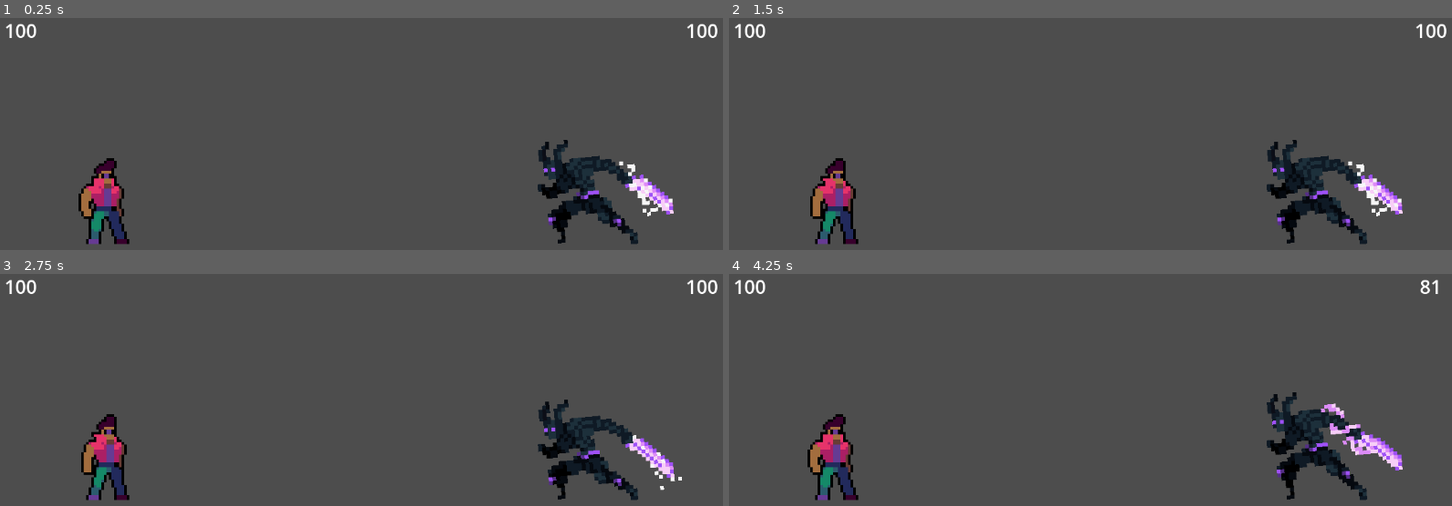
Above: before the commit, frames 1-4 (two rows, left to right).
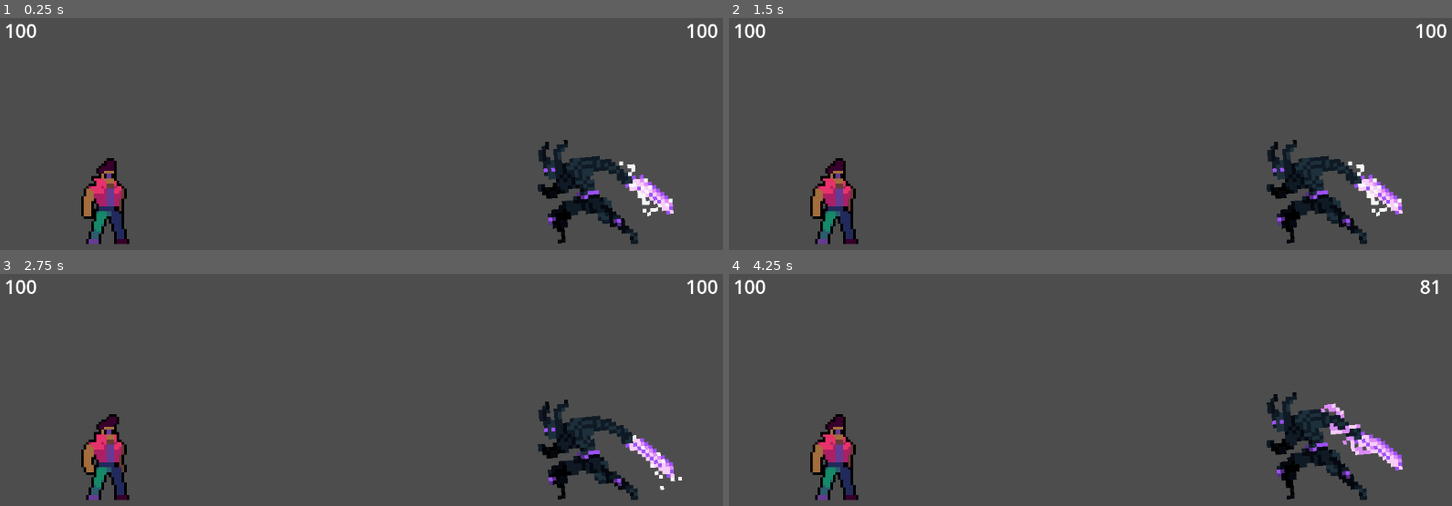
Above: after the commit, the same moments.

Repository: VinceAL-9/Mathfight
Game: Godot game, scene res://scenes/Whole game/Choose mode/campaign/Core gameplay/game.tscn
Two runs of this game, one before a commit and one after it. Both use one fixed random seed, a clock stepped at 60 frames per second and the inputs below. This scene is started directly instead of the project's main scene.
Inputs:
- Up to frame 1 (0.25 s): no input
- Up to frame 2 (1.5 s): tap Enter (ans) at 0.5, 0.6, 1.35 s
- Up to frame 3 (2.75 s): tap Enter (ans) at 2.1 s
- Up to frame 4 (4.25 s): tap Enter (ans) at 2.85, 3.6 s

The runs differ from the first frame. In frame 1, 0.7% of the frame differs, in the area x 10-18%, y 62-95%; in frame 2, nothing differs; in frame 3, 0.2%; in frame 4, 0.7%.

Commit message:
Update player.tscn

Diff:
--- a/scenes/Whole game/Choose mode/campaign/Core gameplay/player.tscn
+++ b/scenes/Whole game/Choose mode/campaign/Core gameplay/player.tscn
@@ -233,7 +233,7 @@
 sprite_frames = SubResource("SpriteFrames_tuyoq")
 animation = &"idle"
 autoplay = "idle"
-frame_progress = 0.199537
+frame_progress = 0.801853
 
 [node name="CollisionShape2D" type="CollisionShape2D" parent="."]
 position = Vector2(3, -30.5)
